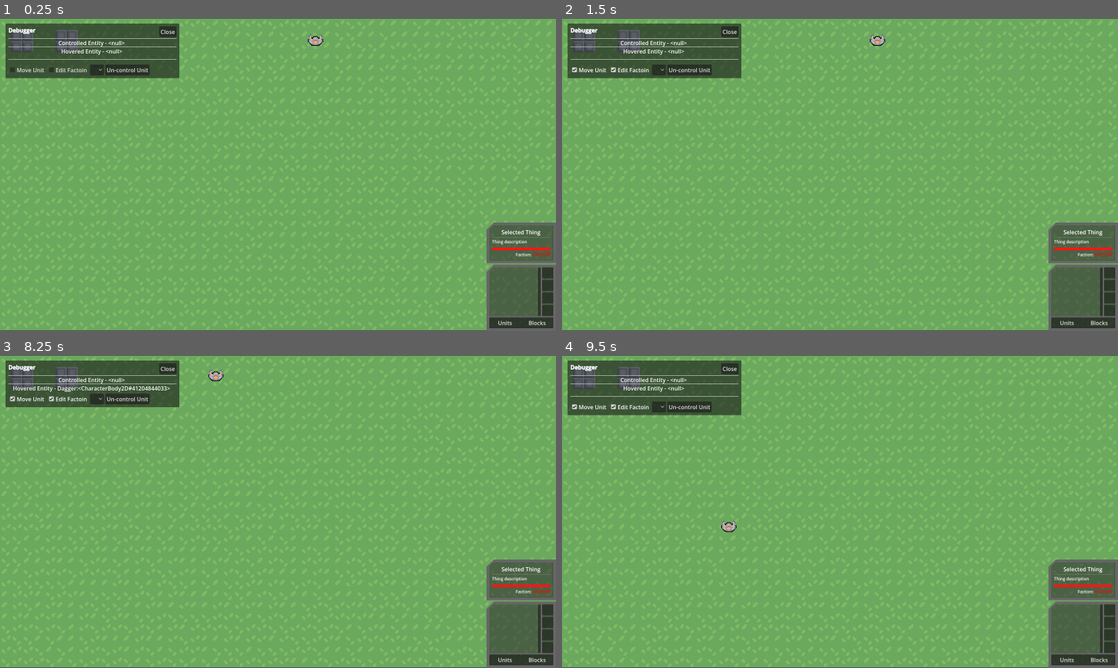
Above: before the commit, frames 1-4 (two rows, left to right).
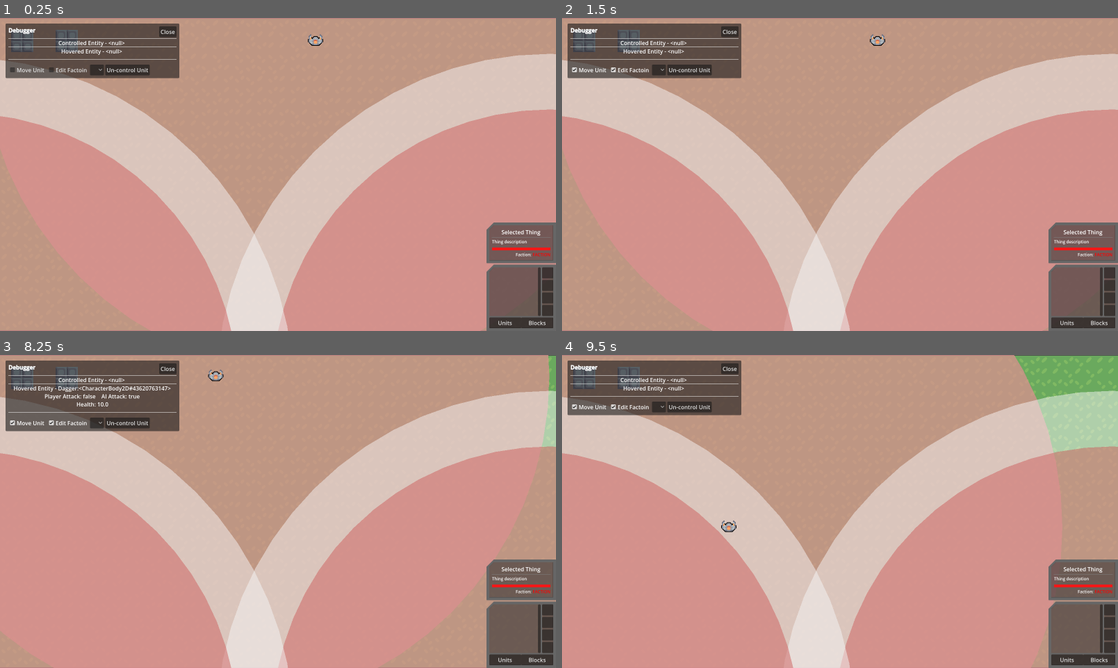
Above: after the commit, the same moments.

Repository: ToxicStarfall/mindustry-recreation
Game: Godot game, scene res://main.tscn
Same seed, same stepped clock (60 frames per second), same inputs: the game is played once before the commit and once after it.
Inputs (mouse positions are in pixels of both pictures, inside the frame that each line leads up to):
- Up to frame 1 (0.25 s): no input
- Up to frame 2 (1.5 s): click "Move Unit" at 0.5 s; click "Edit Factoin" at 1.25 s
- Up to frame 3 (8.25 s): click "Un-control Unit" at 2 s; click (544, 608) at 2.75 s; click (544, 621) at 3.5 s; click (544, 633) at 4.25 s; click (544, 646) at 5 s; click "Units" at 5.75 s; click "Blocks" at 6.5 s; click (94, 408) at 7.25 s; tap Enter at 8 s; drag from (316, 376) to (16, 373) at 8.02 s
- Up to frame 4 (9.5 s): drag from (728, 527) to (578, 373) at 8.77 s

The runs differ from the first frame. In frame 1, 97% of the frame differs, in the area x 0-100%, y 0-100%; in frame 2, 97%; in frame 3, 97%; in frame 4, 95%.
Error before the commit: Parse Error: Identifier "Factions" not declared in the current scope. (res://components/node/hitbox_component.gd:27)

Commit message:
Basic dynamic faction system implementation
Hardcoded factions only for now.

Diff:
--- a/entities/entity.gd
+++ b/entities/entity.gd
@@ -2,9 +2,13 @@
 extends Node2D
 
 
-enum Faction { NONE, PLAYER, ENEMY }
+#enum Faction { NONE, PLAYER, ENEMY }
 
-@export var faction: Faction = Faction.NONE
+#@export var faction: Faction = Faction.NONE
+@export var faction: Faction = Factions.NONE
+#@export_enum("None", "Shard", "Crux") var faction: String
+	#get:
+		#return Factions.get_faction(faction)
 #@export var body: Body
 
 @export_group("Toggles")
--- /dev/null
+++ b/entities/faction.gd
@@ -0,0 +1,42 @@
+class_name Faction
+extends Resource
+
+
+@export var id: String
+@export var name: String
+@export var color: Color
+@export var hostile: bool = false
+@export var relations: Array[FactionRelation]
+
+
+
+func _init(new_id: String, new_name: String, new_color: Color, is_hostile: bool, new_relations: Array[FactionRelation] = []) -> void:
+	id = new_id
+	name = new_name
+	color = new_color
+	hostile = is_hostile
+	relations = new_relations
+
+
+func add_relation(relation: FactionRelation):
+	relations.append(relation)
+
+
+func get_relation(faction_id: String):
+	#if hostile:
+
+	pass
+
+
+## A FactionRelation defines properties of the current relationsihp status
+class FactionRelation extends Resource:
+	#static var HOSTILE = true
+
+	@export var faction_id: String
+	@export_range(-100, 100) var relation: int
+	@export var mutual: bool = false  ## If true, any changes to relation affect both factions mutually.
+	@export var permanant: bool = false  ## If true, the relation status will never change.
+
+
+	func _init(new_faction_id: StringName, new_relation: int) -> void:
+		pass
--- /dev/null
+++ b/entities/factions.gd
@@ -0,0 +1,41 @@
+extends Node
+
+
+@warning_ignore_start("unused_signal")
+signal faction_added(faction: Faction)
+signal faction_removed(faction: Faction)
+signal faction_changed(faction: Faction)
+
+
+#enum { None, Shard, Crux, Malis }
+
+#static var NONE: Faction = Faction.new("none", "None", Color.LIGHT_GRAY, true)
+static var NONE: Faction = Faction.new("none", "None", Color("b6b8c7"), true)
+static var SHARD: Faction = Faction.new("shard", "Sharded", Color("fad057"), true)
+static var CRUX: Faction = Faction.new("crux", "Crux", Color("f9515e"), true)
+static var MALIS: Faction = Faction.new("malis", "Malis", Color("a17de5"), true)
+
+
+var factions: Dictionary
+
+
+
+func _ready() -> void:
+	add_faction(NONE)
+
+
+func add_faction(faction: Faction):
+	factions.set(faction.id, faction)
+	faction_added.emit(faction)
+
+
+func remove_faction(faction: Faction):
+	factions.erase(faction.id)
+	faction_removed.emit(faction)
+
+
+func get_faction(faction_id: String) -> Faction:
+	if factions.has(faction_id):
+		return factions.get(faction_id)
+	else:
+		return null
--- a/entities/projectiles/projectile.gd
+++ b/entities/projectiles/projectile.gd
@@ -2,9 +2,10 @@
 extends Area2D
 
 
-enum Faction { NONE, PLAYER, ENEMY }
+#enum Faction { NONE, PLAYER, ENEMY }
 
-@export var faction: Faction = Faction.NONE
+#@export var faction: Faction = Faction.NONE
+@export var faction: Faction = Factions.NONE
 
 #@export var projectile: Texture2D
 #@export var projectile_back: Texture2D
--- a/project.godot
+++ b/project.godot
@@ -20,9 +20,10 @@
 
 EditorTool="*uid://ckv26xuyvs2dr"
 Events="*uid://dixnmsrmwieew"
+Factions="*uid://cd0an5smhdhjh"
 Game="*uid://ccxymib2uqhs0"
+AudioManager="*uid://810tvwr6vpby"
 Debugger="*uid://1yufg282k3ip"
-AudioManager="*uid://810tvwr6vpby"
 
 [display]
 
Not shown, added: entities/faction.gd.uid
Not shown, added: entities/factions.gd.uid
